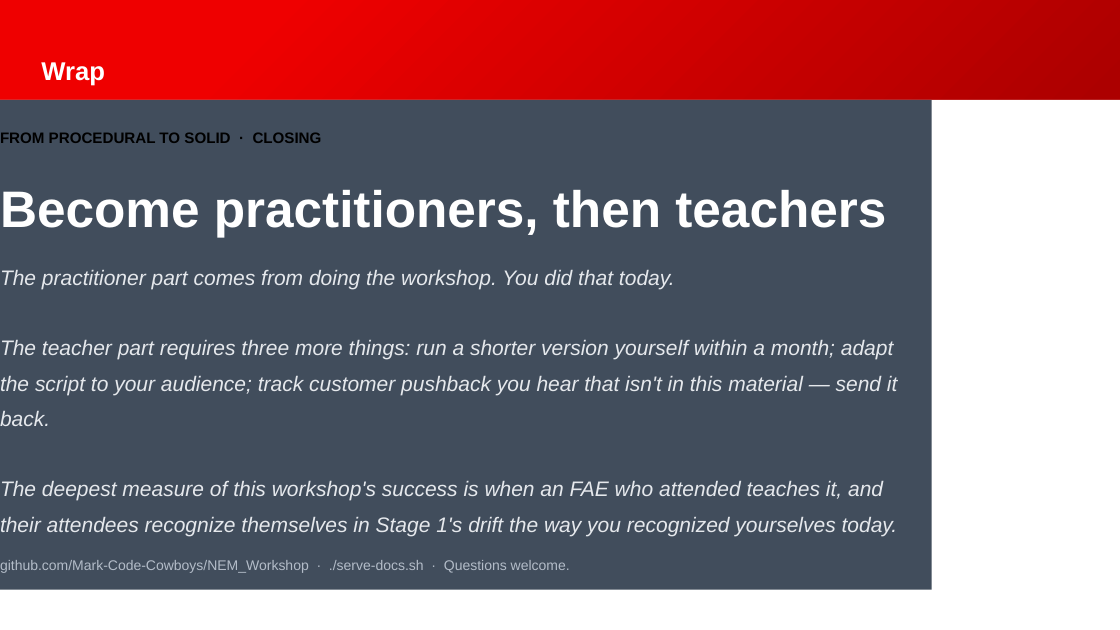
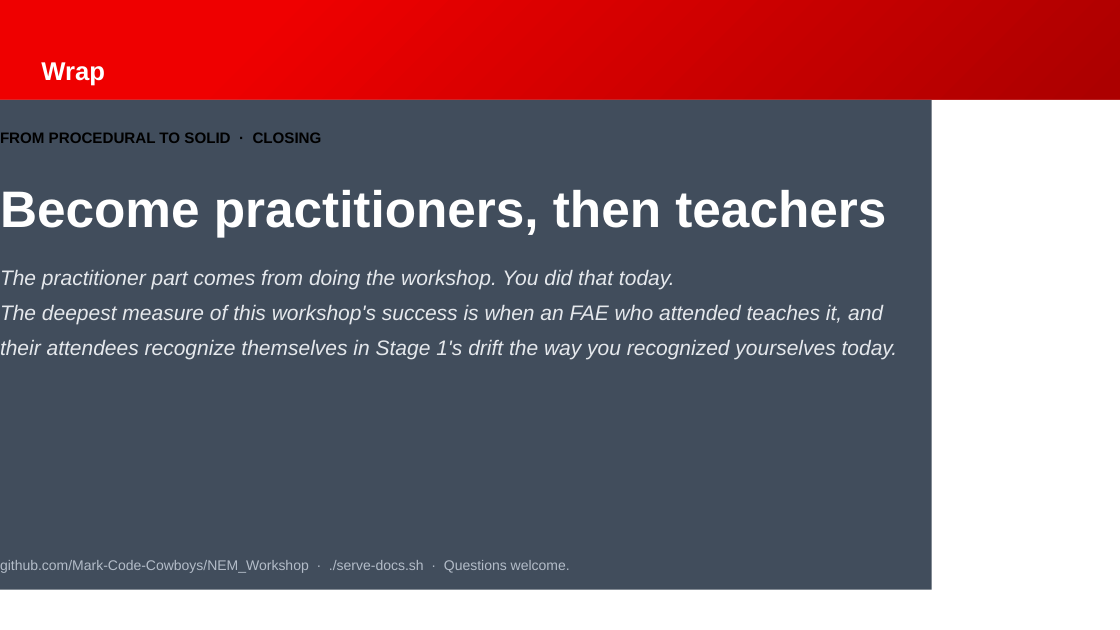
Before and after one commit to Beckhoff-USA-Community/Procedural_To_SOLID, a slide deck: slide 77 of presentation/NEM2026_workshop.pptx. Drawn at 1120x630 pixels with LibreOffice and Linux fonts; fonts in the diff are those of the drawing; background and template pictures are left out. Boxes give left, top, right and bottom in pixels: in the first picture for what was removed or moved away, otherwise in the second. Text is boxed around its words. In the diff, an @@ line names an element or a change of style, - is before the commit and + after.

```diff
--- a/presentation/NEM2026_workshop.pptx
+++ b/presentation/NEM2026_workshop.pptx
@@ text at [0, 340, 897, 426]: paragraph removed @@
-The teacher part requires three more things: run a shorter version yourself within a month; adapt the script to your audience; track customer pushback you hear that isn't in this material — send it back.
```
